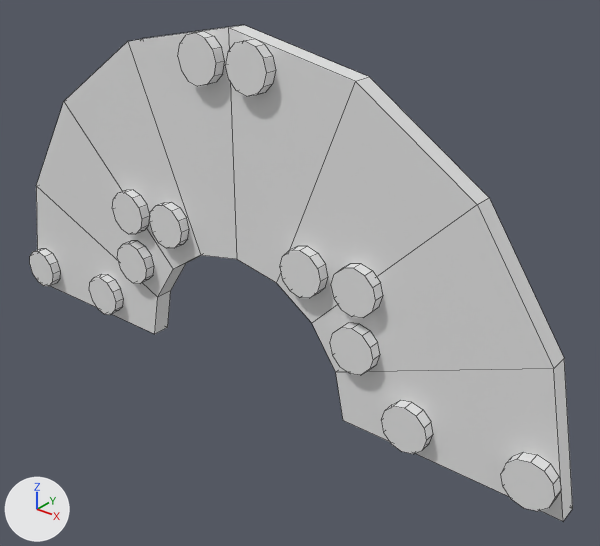
What one commit did to the FBX model Assets/05_Models/Props/CircleHalf_6x6.fbx.
One viewpoint serves both versions: a 50 mm lens placed at (0.65, -9.61, 2.52), pointed at (-0.88, -7.69, 1.33). The axes (+X, +Y, +Z) are drawn at lower left. The lights are the same throughout. Mesh edges are drawn as thin lines. Where no turn or scale is listed for an object, it has been applied to the vertices.

Names of what the first picture shows: 'CircleHalf_6x6.003'.
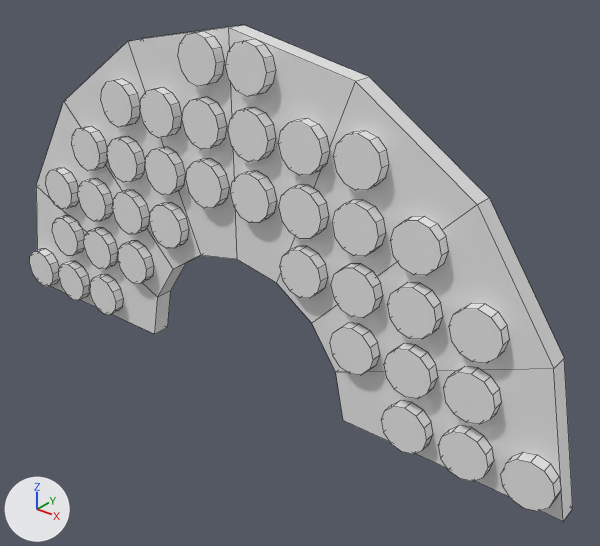
Where the newer file only moved an object's origin or applied its transform, the numbers keep the older frame.

Changed parts and their boxes [x1, y1, x2, y2] in the pictures (600 x 546 px):
part 1 of me_cube_780, added: after [332, 200, 386, 256]
part 2 of me_cube_780, added: after [107, 136, 145, 182]
part 3 of me_cube_780, added: after [78, 178, 113, 221]
part 4 of me_cube_780, added: after [387, 282, 443, 339]
part 5 of me_cube_780, added: after [449, 303, 509, 363]
part 6 of me_cube_780, added: after [46, 168, 79, 209]
part 7 of me_cube_780, added: after [186, 158, 230, 208]
part 8 of me_cube_780, added: after [230, 171, 277, 223]
part 9 of me_cube_780, added: after [228, 107, 276, 162]
part 10 of me_cube_780, added: after [182, 97, 227, 149]
part 11 of me_cube_780, added: after [140, 88, 182, 138]
part 12 of me_cube_780, added: after [101, 79, 140, 127]
part 13 of me_cube_780, added: after [278, 119, 330, 175]
part 14 of me_cube_780, added: after [333, 131, 389, 190]
part 15 of me_cube_780, added: after [390, 216, 449, 275]
part 16 of me_cube_780, added: after [279, 185, 329, 239]
part 17 of me_cube_780, added: after [145, 147, 186, 195]
part 18 of me_cube_780, added: after [72, 126, 108, 171]
part 19 of me_cube_780, added: after [84, 228, 118, 269]
part 20 of me_cube_780, added: after [384, 343, 438, 399]
part 21 of me_cube_780, added: after [443, 366, 501, 424]
part 22 of me_cube_780, added: after [438, 425, 494, 481]
part 23 of me_cube_780, added: after [59, 261, 90, 300]
part 24 of me_cube_780, added: after [52, 216, 84, 256]

The change, as a diff of the scene's bpy script:
```diff
--- a/Assets/05_Models/Props/CircleHalf_6x6.fbx.py
+++ b/Assets/05_Models/Props/CircleHalf_6x6.fbx.py
@@ me_cube_780 @@
 me_cube_780.from_pydata(...)  # 414 vertices, 278 faces; spans x -1.2..1.2, y -0.06..0.05, z -0.53..0.67
+# me_cube_780 part 1: the loose piece of 24 vertices spanning x 0.42..0.58, y -0.06..-0.02, z -0.11..0.05 is copied, and the copy is moved by (0.0, 0.0, 0.2); it spans x 0.42..0.58, y -0.06..-0.02, z 0.09..0.25
+# me_cube_780 part 2: the loose piece of 24 vertices spanning x -0.58..-0.42, y -0.06..-0.02, z -0.11..0.05 is copied, and the copy is moved by (0.0, 0.0, 0.2); it spans x -0.58..-0.42, y -0.06..-0.02, z 0.09..0.25
+# me_cube_780 part 3: the loose piece of 24 vertices spanning x -0.58..-0.42, y -0.06..-0.02, z -0.11..0.05 is copied, and the copy is moved by (-0.2, 0.0, 0.0); it spans x -0.78..-0.62, y -0.06..-0.02, z -0.11..0.05
+# me_cube_780 part 4: the loose piece of 24 vertices spanning x 0.42..0.58, y -0.06..-0.02, z -0.11..0.05 is copied, and the copy is moved by (0.2, 0.0, 0.0); it spans x 0.62..0.78, y -0.06..-0.02, z -0.11..0.05
+# me_cube_780 part 5: the loose piece of 24 vertices spanning x 0.42..0.58, y -0.06..-0.02, z -0.11..0.05 is copied, and the copy is moved by (0.4, 0.0, 0.0); it spans x 0.82..0.98, y -0.06..-0.02, z -0.11..0.05
+# me_cube_780 part 6: the loose piece of 24 vertices spanning x -0.58..-0.42, y -0.06..-0.02, z -0.11..0.05 is copied, and the copy is moved by (-0.4, 0.0, 0.0); it spans x -0.98..-0.82, y -0.06..-0.02, z -0.11..0.05
+# me_cube_780 part 7: the loose piece of 24 vertices spanning x -0.38..-0.22, y -0.06..-0.02, z -0.11..0.05 is copied, and the copy is moved by (0.2, 0.0, 0.2); it spans x -0.18..-0.02, y -0.06..-0.02, z 0.09..0.25
+# me_cube_780 part 8: the loose piece of 24 vertices spanning x 0.22..0.38, y -0.06..-0.02, z -0.11..0.05 is copied, and the copy is moved by (-0.2, 0.0, 0.2); it spans x 0.02..0.18, y -0.06..-0.02, z 0.09..0.25
+# me_cube_780 part 9: the loose piece of 24 vertices spanning x 0.02..0.18, y -0.06..-0.02, z 0.49..0.65 is copied, and the copy is moved by (0.0, 0.0, -0.2); it spans x 0.02..0.18, y -0.06..-0.02, z 0.29..0.45
+# me_cube_780 part 10: the loose piece of 24 vertices spanning x -0.18..-0.02, y -0.06..-0.02, z 0.49..0.65 is copied, and the copy is moved by (0.0, 0.0, -0.2); it spans x -0.18..-0.02, y -0.06..-0.02, z 0.29..0.45
+# me_cube_780 part 11: the loose piece of 24 vertices spanning x -0.38..-0.22, y -0.06..-0.02, z -0.11..0.05 is copied, and the copy is moved by (0.0, 0.0, 0.4); it spans x -0.38..-0.22, y -0.06..-0.02, z 0.29..0.45
+# me_cube_780 part 12: the loose piece of 24 vertices spanning x -0.58..-0.42, y -0.06..-0.02, z -0.11..0.05 is copied, and the copy is moved by (0.0, 0.0, 0.4); it spans x -0.58..-0.42, y -0.06..-0.02, z 0.29..0.45
+# me_cube_780 part 13: the loose piece of 24 vertices spanning x 0.22..0.38, y -0.06..-0.02, z -0.11..0.05 is copied, and the copy is moved by (0.0, 0.0, 0.4); it spans x 0.22..0.38, y -0.06..-0.02, z 0.29..0.45
+# me_cube_780 part 14: the loose piece of 24 vertices spanning x 0.42..0.58, y -0.06..-0.02, z -0.11..0.05 is copied, and the copy is moved by (0.0, 0.0, 0.4); it spans x 0.42..0.58, y -0.06..-0.02, z 0.29..0.45
+# me_cube_780 part 15: the loose piece of 24 vertices spanning x 0.42..0.58, y -0.06..-0.02, z -0.11..0.05 is copied, and the copy is moved by (0.2, 0.0, 0.2); it spans x 0.62..0.78, y -0.06..-0.02, z 0.09..0.25
+# me_cube_780 part 16: the loose piece of 24 vertices spanning x 0.22..0.38, y -0.06..-0.02, z -0.11..0.05 is copied, and the copy is moved by (0.0, 0.0, 0.2); it spans x 0.22..0.38, y -0.06..-0.02, z 0.09..0.25
+# me_cube_780 part 17: the loose piece of 24 vertices spanning x -0.38..-0.22, y -0.06..-0.02, z -0.11..0.05 is copied, and the copy is moved by (0.0, 0.0, 0.2); it spans x -0.38..-0.22, y -0.06..-0.02, z 0.09..0.25
+# me_cube_780 part 18: the loose piece of 24 vertices spanning x -0.58..-0.42, y -0.06..-0.02, z -0.11..0.05 is copied, and the copy is moved by (-0.2, 0.0, 0.2); it spans x -0.78..-0.62, y -0.06..-0.02, z 0.09..0.25
+# me_cube_780 part 19: the loose piece of 24 vertices spanning x -0.78..-0.62, y -0.06..-0.02, z -0.51..-0.35 is copied, and the copy is moved by (0.0, 0.0, 0.2); it spans x -0.78..-0.62, y -0.06..-0.02, z -0.31..-0.15
+# me_cube_780 part 20: the loose piece of 24 vertices spanning x 0.42..0.58, y -0.06..-0.02, z -0.31..-0.15 is copied, and the copy is moved by (0.2, 0.0, 0.0); it spans x 0.62..0.78, y -0.06..-0.02, z -0.31..-0.15
+# me_cube_780 part 21: the loose piece of 24 vertices spanning x 1.02..1.18, y -0.06..-0.02, z -0.51..-0.35 is copied, and the copy is moved by (-0.2, 0.0, 0.2); it spans x 0.82..0.98, y -0.06..-0.02, z -0.31..-0.15
+# me_cube_780 part 22: the loose piece of 24 vertices spanning x 0.62..0.78, y -0.06..-0.02, z -0.51..-0.35 is copied, and the copy is moved by (0.2, 0.0, 0.0); it spans x 0.82..0.98, y -0.06..-0.02, z -0.51..-0.35
+# me_cube_780 part 23: the loose piece of 24 vertices spanning x -1.18..-1.02, y -0.06..-0.02, z -0.51..-0.35 is copied, and the copy is moved by (0.2, 0.0, 0.0); it spans x -0.98..-0.82, y -0.06..-0.02, z -0.51..-0.35
+# me_cube_780 part 24: the loose piece of 24 vertices spanning x -0.78..-0.62, y -0.06..-0.02, z -0.51..-0.35 is copied, and the copy is moved by (-0.2, 0.0, 0.2); it spans x -0.98..-0.82, y -0.06..-0.02, z -0.31..-0.15
```
